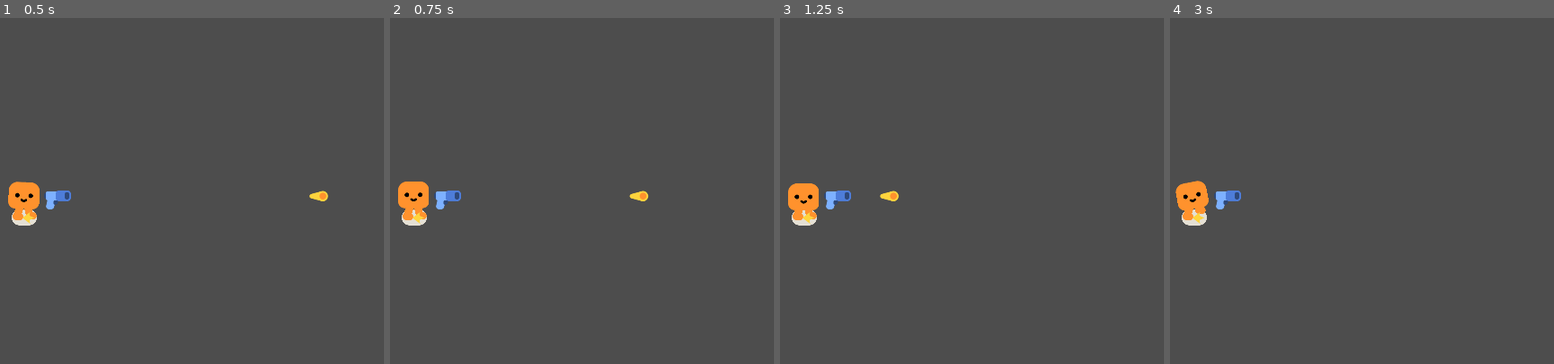
Above: before the commit, frames 1-4 (left to right).
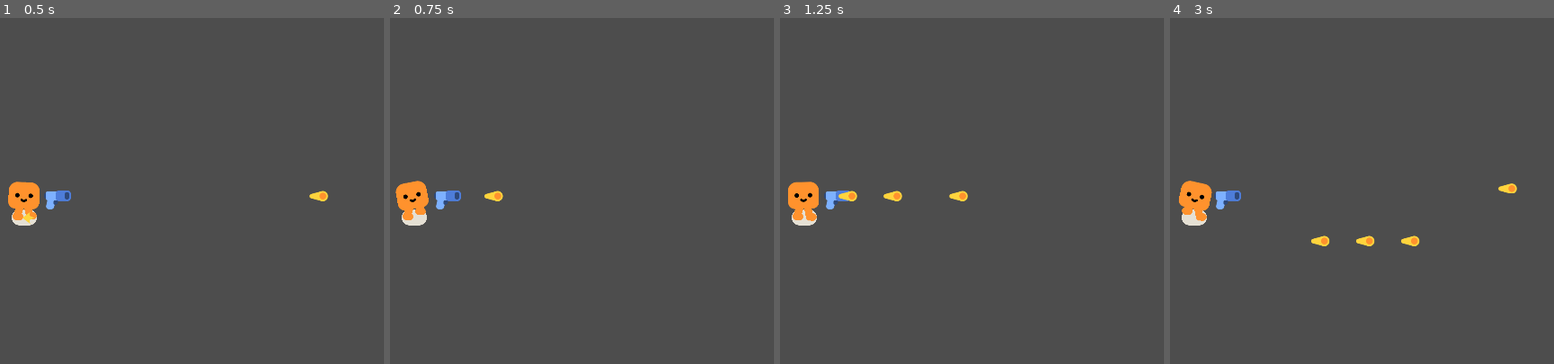
Above: after the commit, the same moments.

Repository: lethalgem/instant-transmission-game
Game: Godot game, scene res://player.tscn
Two runs of this game, one before a commit and one after it. Both use one fixed random seed, a clock stepped at 60 frames per second and the inputs below. This scene is started directly instead of the project's main scene.
Inputs (mouse positions are in pixels of both pictures, inside the frame that each line leads up to):
- Up to frame 1 (0.5 s): no input
- Up to frame 2 (0.75 s): tap Enter at 0.5 s; move the mouse to (574, 197) at 0.52 s; hold D (move_right) from 0.53 s (still down); click (574, 197) at 0.6 s
- Up to frame 3 (1.25 s): keep holding D (move_right); tap Space at 0.77 s
- Up to frame 4 (3 s): tap Space at 1.25, 1.52 s; move the mouse to (outside the picture) at 1.27 s; release D (move_right) at 1.28 s; hold S (move_down) 1.28-2.03 s; click (outside the picture) at 1.35 s; move the mouse to (1266, 128) at 2.02 s; hold D (move_right) 2.03-2.78 s; tap L at 2.1 s; click (1266, 128) at 2.3 s; move the mouse to (outside the picture) at 2.77 s; hold W (move_up) from 2.78 s (still down); tap Tab at 2.85 s

Frame 1 is identical in both runs. In frame 2, 0.4% of the frame differs, in the area x 1-68%, y 47-60%; in frame 3, 0.5%; in frame 4, 0.8%, in the area x 1-91%, y 47-66%.
Error before the commit: Parse Error: Expected indented block after "if" block. (res://clicked_point.gd:23)

Commit message:
Have an arrow point to where the mouse is dragged

Diff:
--- /dev/null
+++ b/click_arrow.gd
@@ -0,0 +1,4 @@
+extends Node2D
+
+func _physics_process(delta):
+	look_at(get_global_mouse_position())
--- /dev/null
+++ b/click_arrow.tscn
@@ -0,0 +1,14 @@
+[gd_scene load_steps=3 format=3 uid="uid://e1klmqxaya11"]
+
+[ext_resource type="Texture2D" uid="uid://caqfk2xng5v5u" path="res://trees/pine_tree.png" id="1_8328d"]
+[ext_resource type="Script" path="res://click_arrow.gd" id="1_ju585"]
+
+[node name="ClickArrow" type="Node2D"]
+script = ExtResource("1_ju585")
+
+[node name="PivotPoint" type="Marker2D" parent="."]
+
+[node name="Sprite2D" type="Sprite2D" parent="PivotPoint"]
+position = Vector2(116, 0)
+rotation = 1.5708
+texture = ExtResource("1_8328d")
--- a/clicked_point.gd
+++ b/clicked_point.gd
@@ -12,12 +12,24 @@
 		is_click_held = true
 		click_position = get_global_mouse_position()
 		global_position = click_position
-		Input.set_mouse_mode(Input.MOUSE_MODE_HIDDEN)
+		#Input.set_mouse_mode(Input.MOUSE_MODE_HIDDEN)
 		%MuzzleFlash.show()
 	elif Input.is_action_just_released("left_click"):
 		print("UP")
 		is_click_held = false
 		%MuzzleFlash.hide()
-		Input.set_mouse_mode(Input.MOUSE_MODE_VISIBLE)
+		#Input.set_mouse_mode(Input.MOUSE_MODE_VISIBLE)
 
 	if is_click_held:
+		var distance_to_held_position = calculate_distance(click_position, get_global_mouse_position())
+		if distance_to_held_position > 200:
+			%ClickArrow.show()
+	else:
+		%ClickArrow.hide()
+
+
+func calculate_distance(position_one: Vector2, position_two: Vector2) -> float:
+	var dx = position_two.x - position_one.x
+	var dy = position_two.y - position_one.y
+	var distance = sqrt(dx**2 + dy**2)
+	return distance
--- a/clicked_point.tscn
+++ b/clicked_point.tscn
@@ -1,7 +1,8 @@
-[gd_scene load_steps=4 format=3 uid="uid://bvqcmxwqanmwg"]
+[gd_scene load_steps=5 format=3 uid="uid://bvqcmxwqanmwg"]
 
 [ext_resource type="PackedScene" uid="uid://c1b2kbuq1if08" path="res://pistol/muzzle_flash/muzzle_flash.tscn" id="1_3h0xg"]
 [ext_resource type="Script" path="res://clicked_point.gd" id="1_knjfa"]
+[ext_resource type="PackedScene" uid="uid://e1klmqxaya11" path="res://click_arrow.tscn" id="3_0dy4k"]
 
 [sub_resource type="CircleShape2D" id="CircleShape2D_obyi4"]
 
@@ -13,3 +14,6 @@
 
 [node name="CollisionShape2D" type="CollisionShape2D" parent="."]
 shape = SubResource("CircleShape2D_obyi4")
+
+[node name="ClickArrow" parent="CollisionShape2D" instance=ExtResource("3_0dy4k")]
+unique_name_in_owner = true
